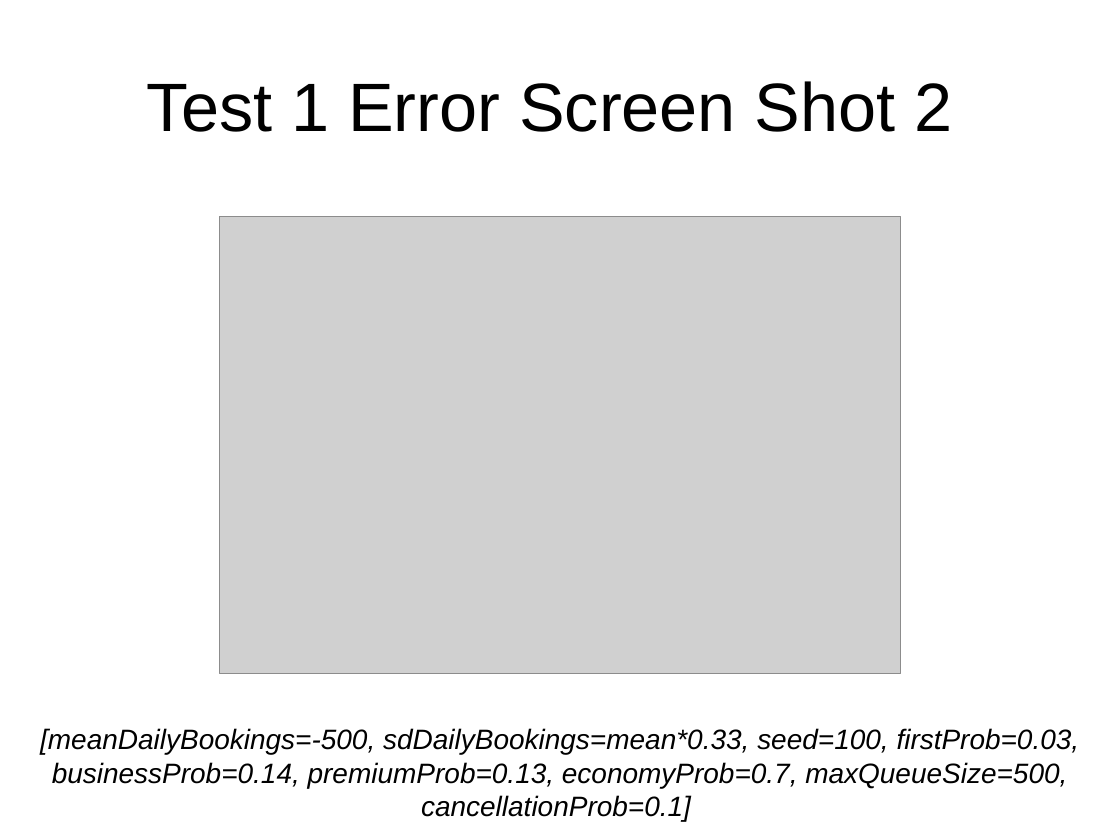
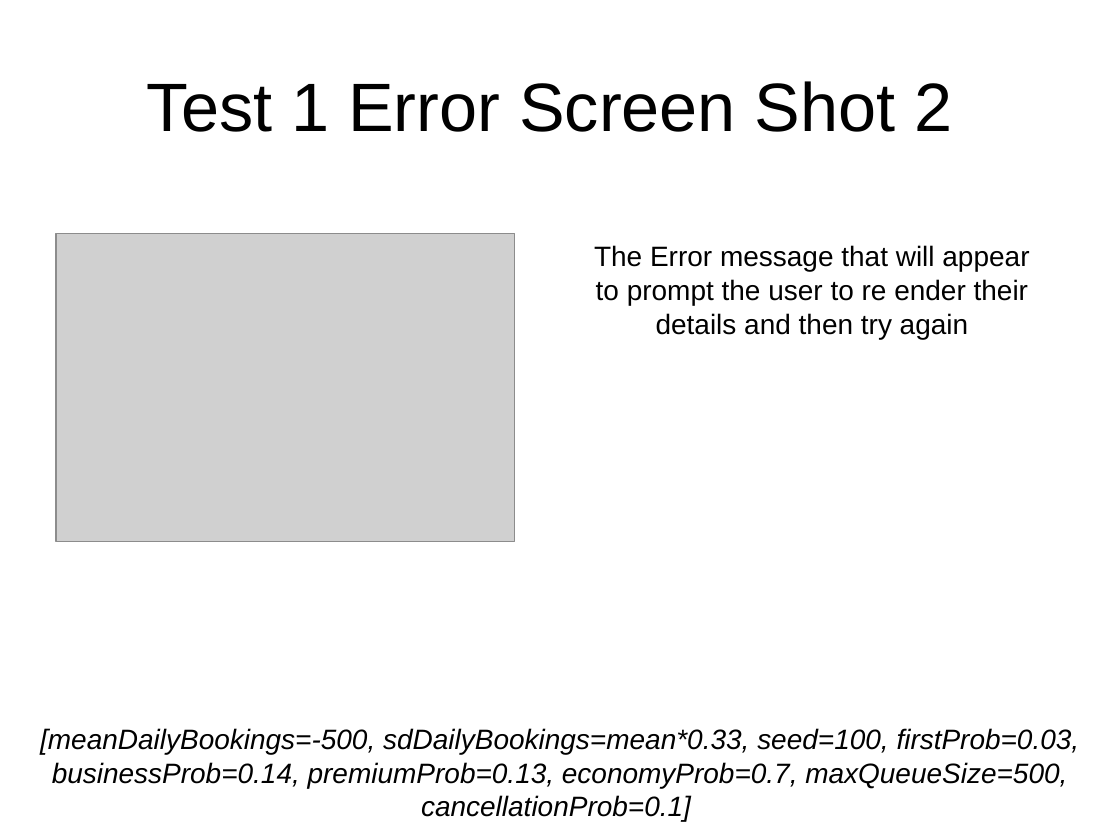
Before and after one commit to mitchellharvey97/Cab302-Ass2-2016, a slide deck: slide 6 of GUITestPlan.pptx. Drawn at 1120x840 pixels with LibreOffice and Linux fonts; fonts in the diff are those of the drawing; grey boxes stand for pictures. Boxes give left, top, right and bottom in pixels: in the first picture for what was removed or moved away, otherwise in the second. Text is boxed around its words. In the diff, an @@ line names an element or a change of style, - is before the commit and + after.

Commit message:
Adding Test Plan

```diff
--- a/GUITestPlan.pptx
+++ b/GUITestPlan.pptx
@@ picture: place and size @@
-picture at (220,216,900,673)
+picture at (56,233,515,541)
@@ text added at (594,245,1029,339), 18 pt, text #000000 @@
+The Error message that will appear to prompt the user to re ender their details and then try again
```
Also in this commit, not shown: 10 other slides changed, 5 slides added, 2 slides removed, 1 other file.
